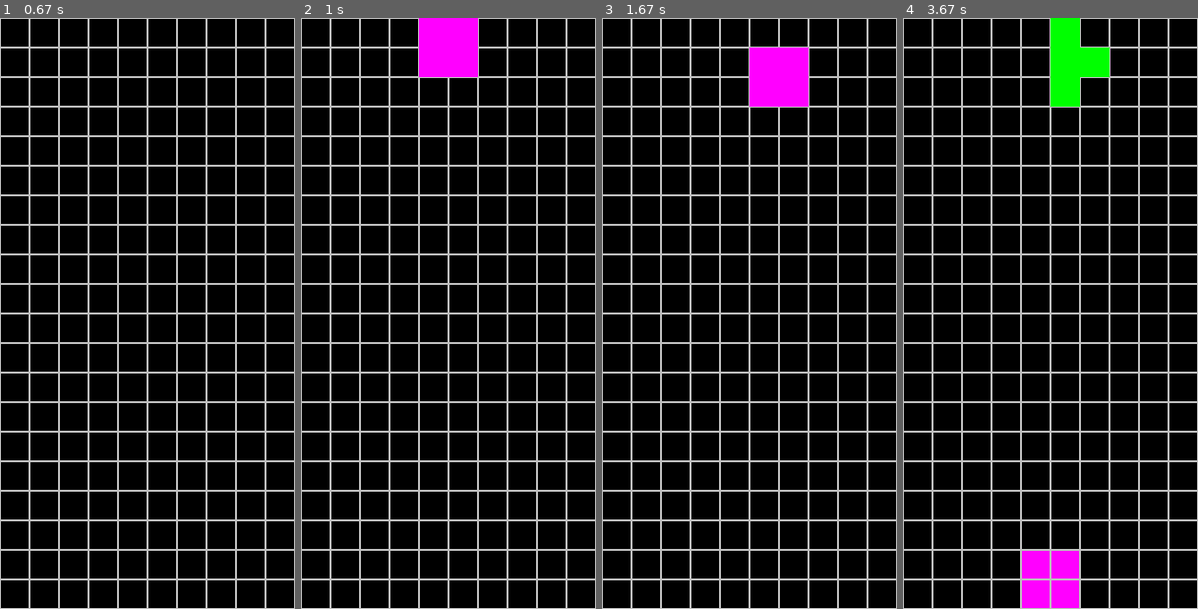
Above: before the commit, frames 1-4 (left to right).
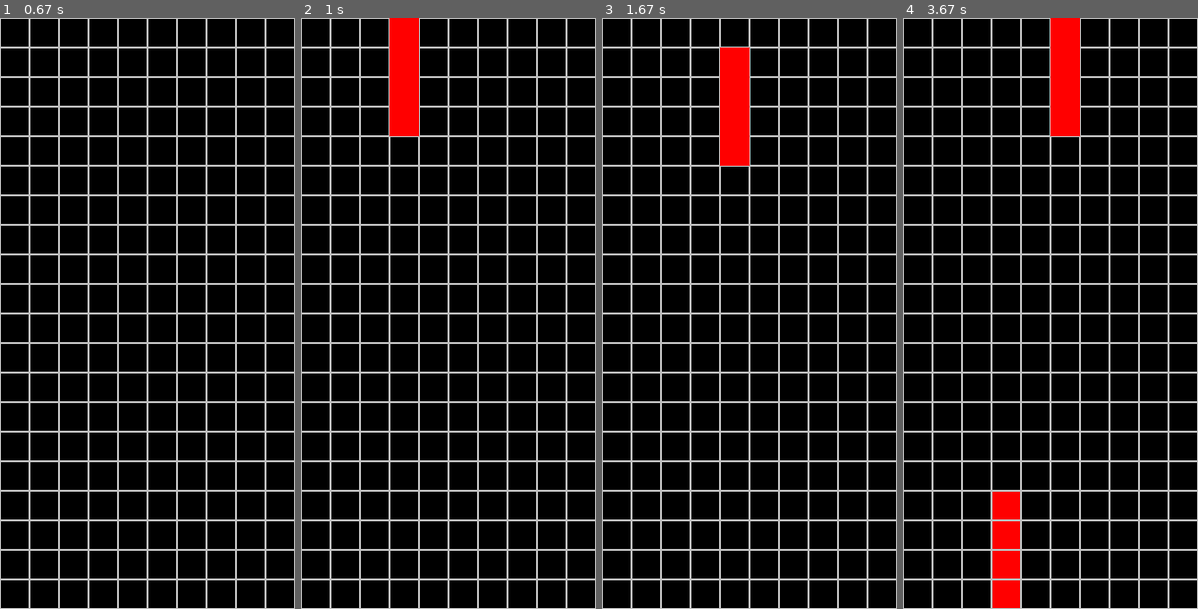
Above: after the commit, the same moments.

Repository: tkilla77/ksr_talenta_tetris
Game: pygame game, started from pygame_tetris.py
Same seed, same stepped clock (60 frames per second), same inputs: the game is played once before the commit and once after it.
Inputs:
- Up to frame 1 (0.67 s): hold Right from 0.33 s (still down)
- Up to frame 2 (1 s): release Right at 0.8 s; hold Up from 0.83 s (still down)
- Up to frame 3 (1.67 s): release Up at 1.3 s; hold Right from 1.33 s (still down)
- Up to frame 4 (3.67 s): release Right at 1.8 s; hold Left 1.83-2.37 s; hold Down 2.4-2.7 s; hold Right from 3.57 s (still down)

Frame 1 is identical in both runs. In frame 2, 4.0% of the frame differs, in the area x 30-60%, y 0-20%; in frame 3, 4.0%; in frame 4, 6.0%, in the area x 30-70%, y 0-100%.

Commit message:
add toto

Diff:
--- a/tetris.py
+++ b/tetris.py
@@ -54,7 +54,8 @@
 ]
 def random_piece():
     """Returns a random piece."""
-    return random.choice(pieces)
+    # return random.choice(pieces)
+    return pieces[1]
 
 class Tetris:
     """An abstract game of Tetris."""
@@ -74,6 +75,7 @@
         """Rotate the current piece in CCW direction."""
         if self.current:
             self.current.rotate()
+            # TODO block rotation if the result is illegal
             # Ensure piece stays within grid
             shift = self.cols - (self.current_pos[1] + self.current.width())
             if shift < 0:
